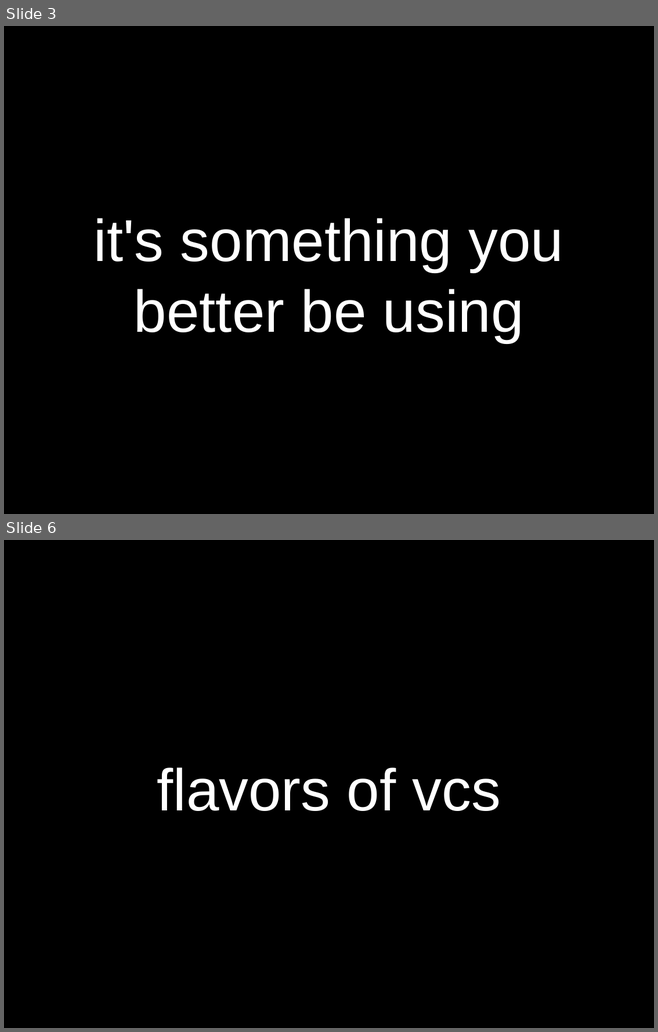
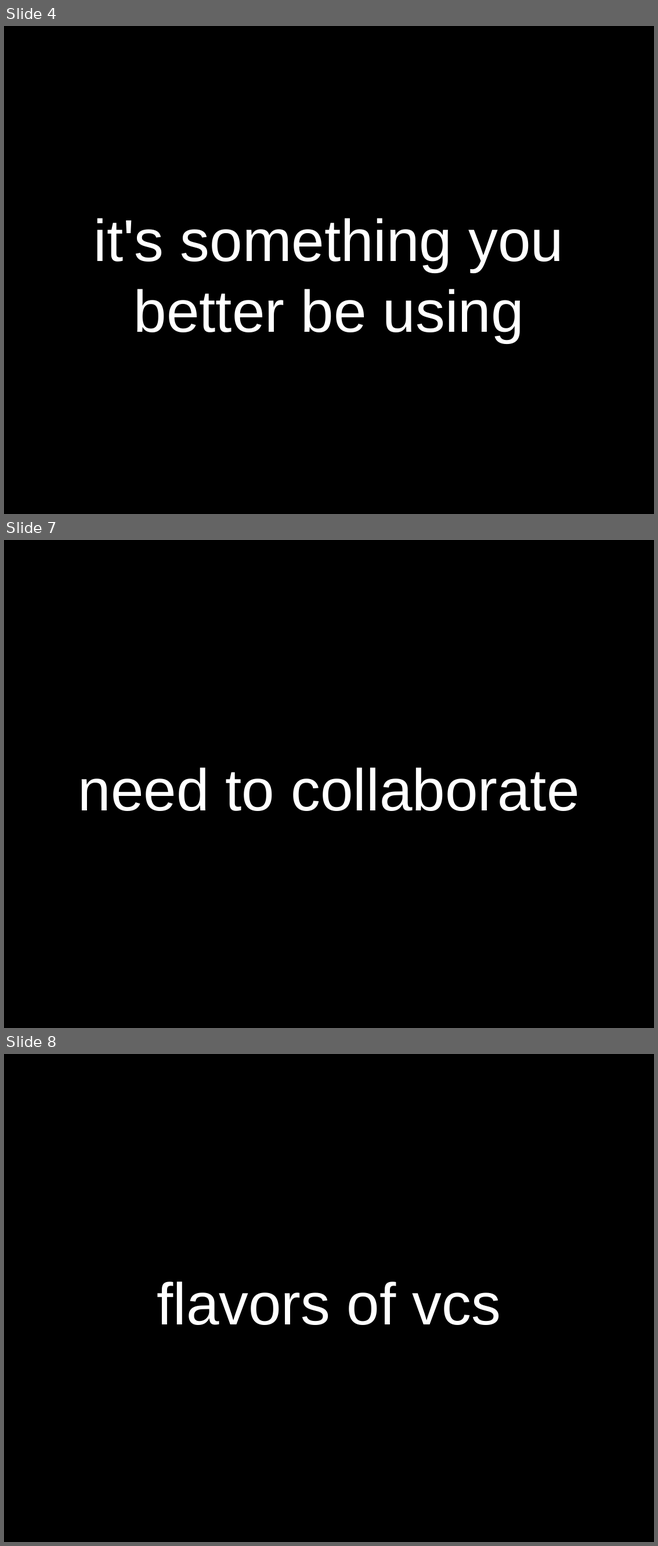
Before and after one commit to sneakin/git-presentation, a slide deck: slides.odp. Shown one above the other, each under a label of ours: slides 3 and 6 before the commit, slides 4, 7 and 8 after it; the slides between them are not shown. The pictures are 658x1032 and 658x1546 pixels, drawn with LibreOffice and Linux fonts; fonts in the diff are those of the drawing. Boxes give left, top, right and bottom in pixels: in the first picture for what was removed or moved away, otherwise in the second. Text is boxed around its words. In the diff, an @@ line names an element or a change of style, - is before the commit and + after.

```diff
--- a/slides.odp
+++ b/slides.odp
@@ slide 7 added at box(4, 540, 654, 1028), background #000000 @@
@@ title added at box(78, 767, 579, 811), 72 pt, text #FFFFFF @@
+need to collaborate
@@ what was slide 3 is now slide 4 @@
@@ what was slide 6 is now slide 8 @@
```
Also in this commit, not shown: 1 slide changed, 7 other slides added, 1 slide removed.
